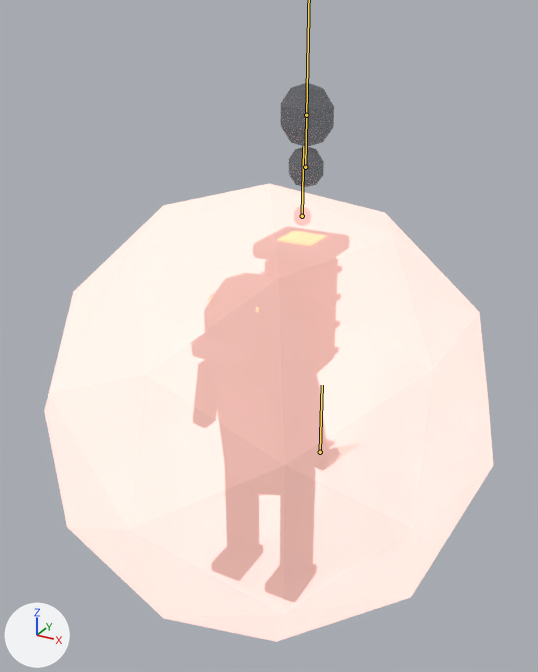
Before and after pictures for a commit that changed the glTF model public/creatures/flue.glb.
Camera for both pictures: a 50 mm lens placed at (1.017, -1.852, 1.819), pointed at (-0.014, 0.023, 0.882). Lighting does not change. The marker at lower left points along +X, +Y and +Z. The picture after the commit comes second. Both versions are drawn at frame 10 of the action 'hurt'; the numbers are the values there. The bones that change are drawn over the model as lines.

Names of what the first picture shows: 'flue_body', 'flue_haze' and 1 more.
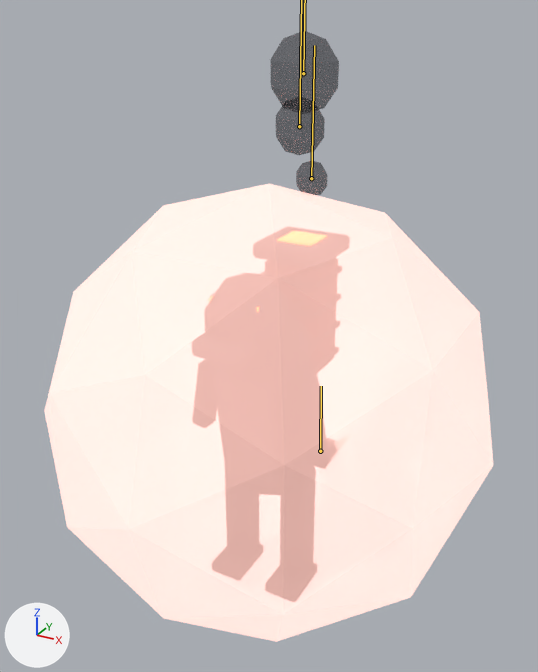
Location of each change, [x1, y1, x2, y2] in pixels of the pictures (538 x 672 px):
'flue_body', posed (8% narrower): before [191, 226, 363, 603]; after [192, 226, 351, 602]
'flue_haze', posed (25% wider, 17% taller): before [280, 83, 334, 226]; after [271, 30, 339, 197]
bone 'tail_1', root to tip: before (320, 452) to (322, 385); after (320, 451) to (321, 386)
bone 'puff_1', root to tip: before (305, 167) to (308, 14); after (311, 178) to (314, 45)

The change, as a list of edits to the scene's bpy script:
```text
Change bone_tail_1:
    where bone_tail_1 = bpy.data.objects['Armature'].pose.bones['tail_1']  # child of 'tail_0'
    bone_tail_1.rotation_quaternion: (0.996, 0.0, -0.085, 0.0) -> (1.0, 0.021, 0.003, 0.0)  # degrees (0, -10, 0) -> degrees (2, 0, 0)
Change bone_puff_0:
    where bone_puff_0 = bpy.data.objects['Armature'].pose.bones['puff_0']  # child of 'root'
    bone_puff_0.location: (0.0, 0.0, 0.0) -> (-0.022, 0.421, -0.037)
    bone_puff_0.scale: (0.4, 0.4, 0.4) -> (1.51, 1.51, 1.51)
Change bone_puff_1:
    where bone_puff_1 = bpy.data.objects['Armature'].pose.bones['puff_1']  # child of 'root'
    bone_puff_1.location: (0.002, 0.152, -0.013) -> (0.024, 0.118, -0.01)
    bone_puff_1.scale: (0.8, 0.8, 0.8) -> (0.71, 0.71, 0.71)
Change bone_puff_2:
    where bone_puff_2 = bpy.data.objects['Armature'].pose.bones['puff_2']  # child of 'root'
    bone_puff_2.location: (-0.005, 0.303, -0.027) -> (-0.026, 0.27, -0.024)
    bone_puff_2.scale: (1.2, 1.2, 1.2) -> (1.11, 1.11, 1.11)
```
